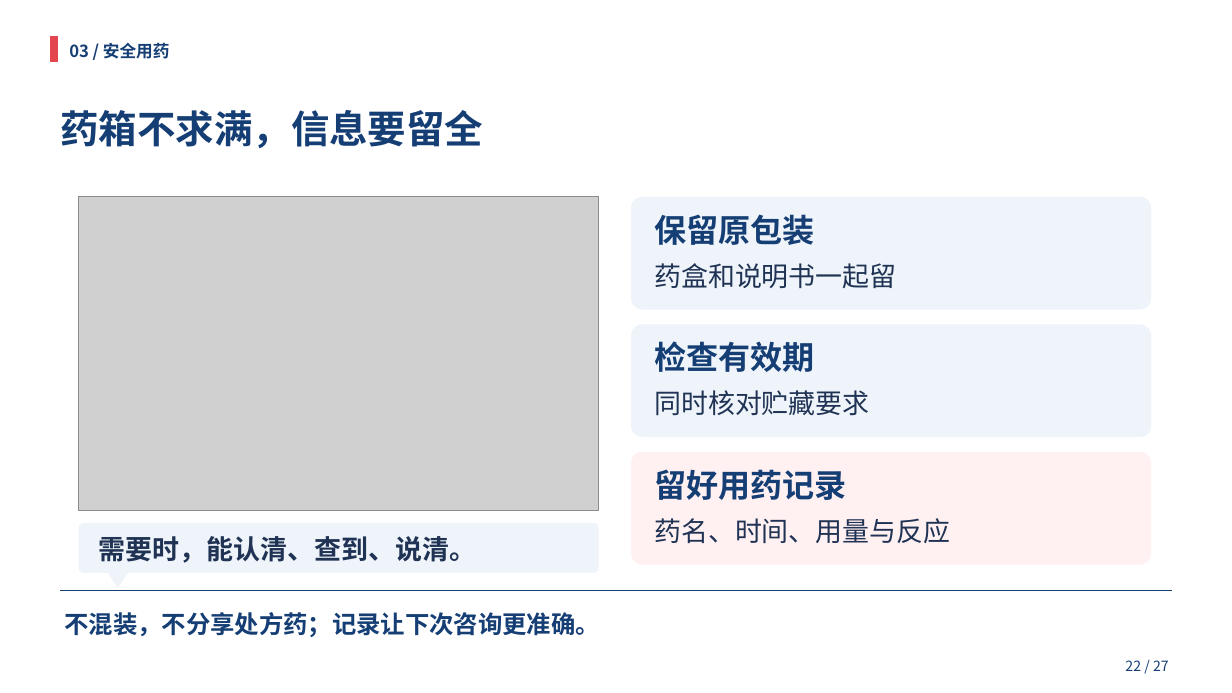
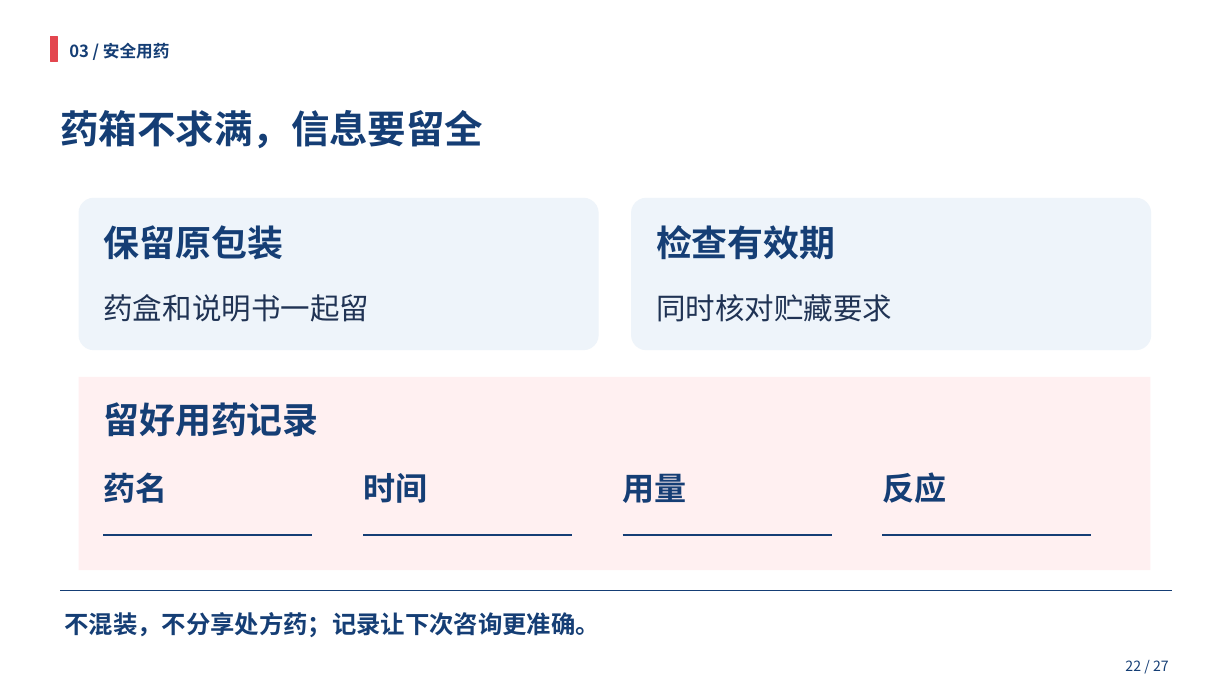
Before and after one commit to HOU-snowyfly/PPTbuilder, a slide deck: slide 22 of 交付文件/合理用药_双人35分钟.pptx. Drawn at 1232x693 pixels with LibreOffice and Linux fonts; fonts in the diff are those of the drawing; grey boxes stand for pictures. Boxes give left, top, right and bottom in pixels: in the first picture for what was removed or moved away, otherwise in the second. Text is boxed around its words. In the diff, an @@ line names an element or a change of style, - is before the commit and + after.

```diff
--- a/交付文件/合理用药_双人35分钟.pptx
+++ b/交付文件/合理用药_双人35分钟.pptx
@@ rounded rectangle: place and size @@
-rounded rectangle at (631, 324, 1152, 437)
+rounded rectangle at (79, 198, 599, 350)
@@ picture removed at (79, 197, 599, 510) @@
@@ rounded rectangle: place and size @@
-rounded rectangle at (631, 197, 1152, 310)
+rounded rectangle at (631, 198, 1152, 350)
@@ text "保留原包装": place and size @@
-text "保留原包装" at (654, 214, 814, 245)
+text "保留原包装" at (103, 225, 282, 260)
@@ text "检查有效期": place and size @@
-text "检查有效期" at (654, 341, 814, 372)
+text "检查有效期" at (656, 225, 835, 260)
@@ text "药盒和说明书一起留" at (103, 294, 369, 322): size 21 to 23 pt @@
@@ text "药盒和说明书一起留": place and size @@
-text "药盒和说明书一起留" at (654, 263, 897, 288)
+text "药盒和说明书一起留" at (103, 294, 369, 322)
@@ text "同时核对贮藏要求": place and size @@
-text "同时核对贮藏要求" at (654, 390, 870, 416)
+text "同时核对贮藏要求" at (656, 294, 892, 322)
@@ text "同时核对贮藏要求" at (656, 294, 892, 322): size 21 to 23 pt @@
@@ rectangle added at (79, 377, 1151, 570), fill #FFF0F1 @@
@@ size 25 to 28 pt in 3 elements at (656, 225, 835, 260), (103, 225, 282, 260), (103, 402, 318, 437) @@
@@ text "留好用药记录": place and size @@
-text "留好用药记录" at (654, 469, 846, 500)
+text "留好用药记录" at (103, 402, 318, 437)
@@ text added at (103, 472, 167, 503), 25 pt, text #153E75, bold @@
+药名
@@ text added at (363, 473, 427, 503), 25 pt, text #153E75, bold @@
+时间
@@ text at (623, 473, 687, 503): text changed; size 21 to 25 pt; text colour #203354 to #153E75; bold on @@
-药名、时间、用量与反应
+用量
@@ rounded rectangle removed at (631, 452, 1152, 565) @@
@@ text added at (882, 472, 946, 503), 25 pt, text #153E75, bold @@
+反应
@@ rounded rectangle removed at (79, 523, 599, 573) @@
@@ text removed at (99, 536, 476, 563) @@
-需要时，能认清、查到、说清。
@@ line added from (104, 535) to (312, 535), #153E75 1 pt @@
@@ line added from (363, 535) to (572, 535), #153E75 1 pt @@
@@ line added from (623, 535) to (832, 535), #153E75 1 pt @@
@@ line added from (883, 535) to (1092, 535), #153E75 1 pt @@
@@ triangle removed at (106, 571, 129, 588) @@
```
Also in this commit, not shown: 22 other slides changed, 1 slide added, 1 other file.
